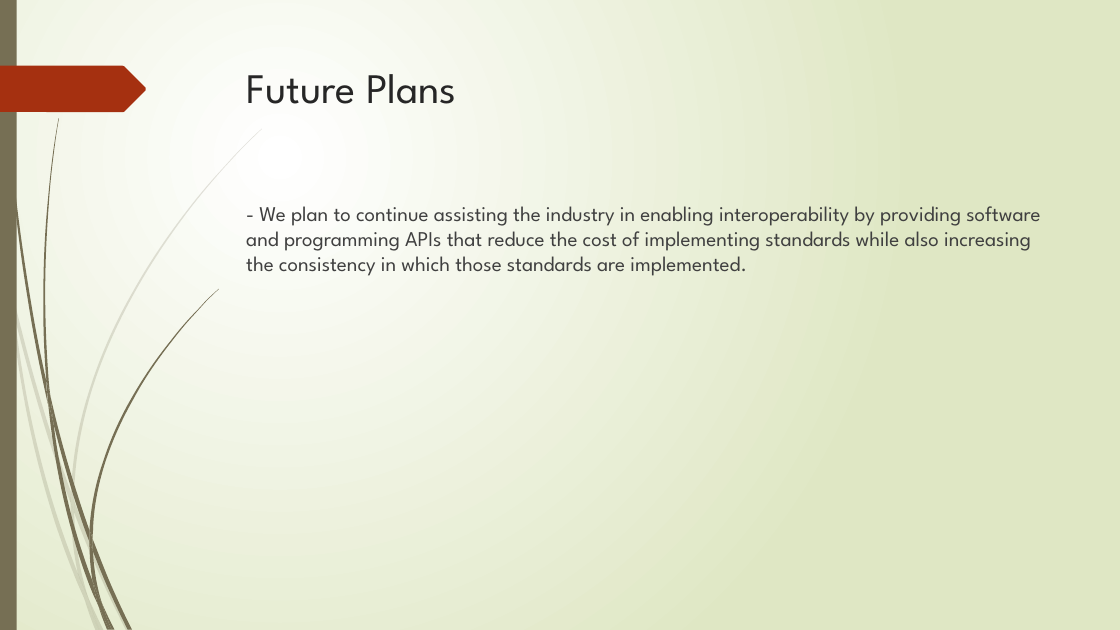
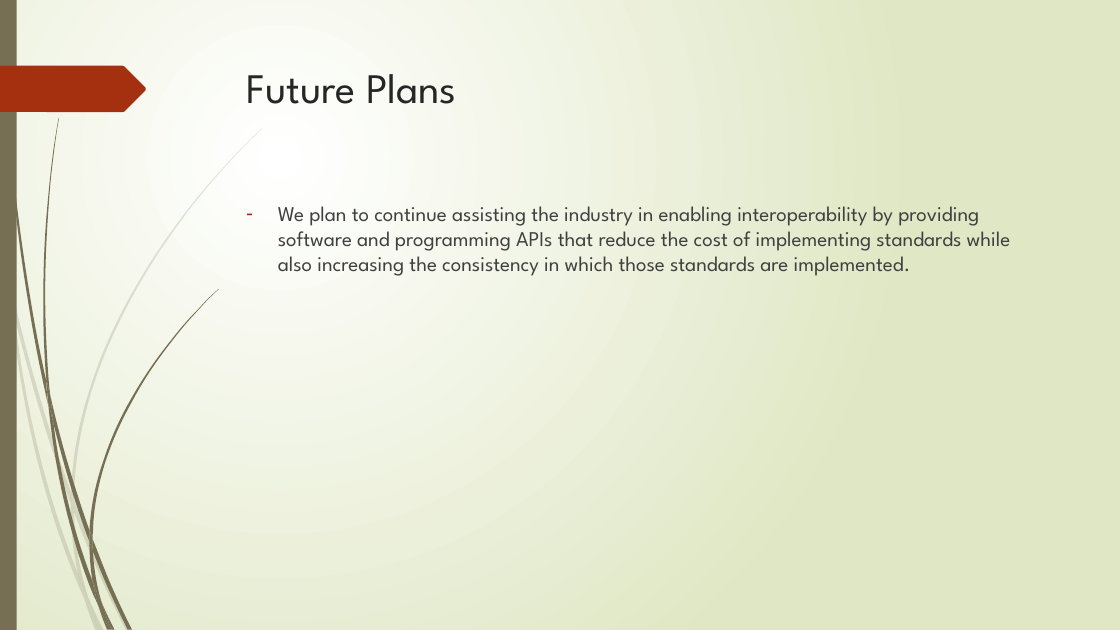
Before and after one commit to TraceabilityInternet/TraceabilityDriver, a slide deck: slide 11 of FDAPresentation.pptx (slide 10 before the commit). Drawn at 1120x630 pixels with LibreOffice and Linux fonts; fonts in the diff are those of the drawing. Boxes give left, top, right and bottom in pixels: in the first picture for what was removed or moved away, otherwise in the second. Text is boxed around its words. In the diff, an @@ line names an element or a change of style, - is before the commit and + after.

Commit message:
Continued working on the driver to get it ready for the FDA presentation.

```diff
--- a/FDAPresentation.pptx
+++ b/FDAPresentation.pptx
@@ text at <box>278,206,1011,276</box>: text changed @@
-- We plan to continue assisting the industry in enabling interoperability by providing software and programming APIs that reduce the cost of implementing standards while also increasing the consistency in which those standards are implemented.
+– We plan to continue assisting the industry in enabling interoperability by providing software and programming APIs that reduce the cost of implementing standards while also increasing the consistency in which those standards are implemented.
```
Also in this commit, not shown: 7 other slides changed, 4 slides added, 1 slide removed, 8 other files.
